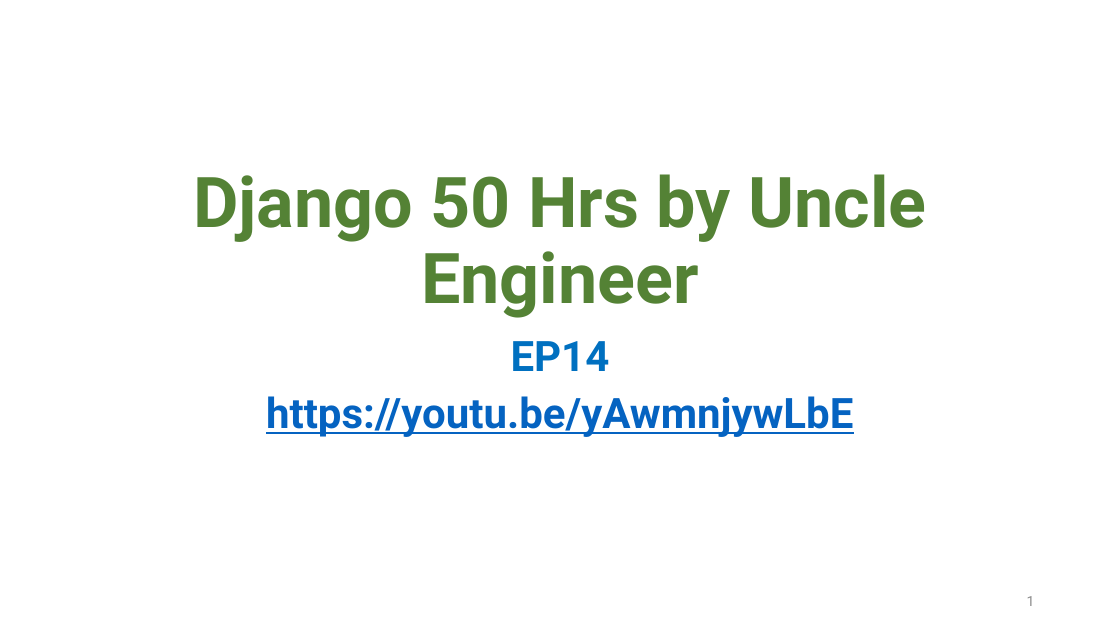
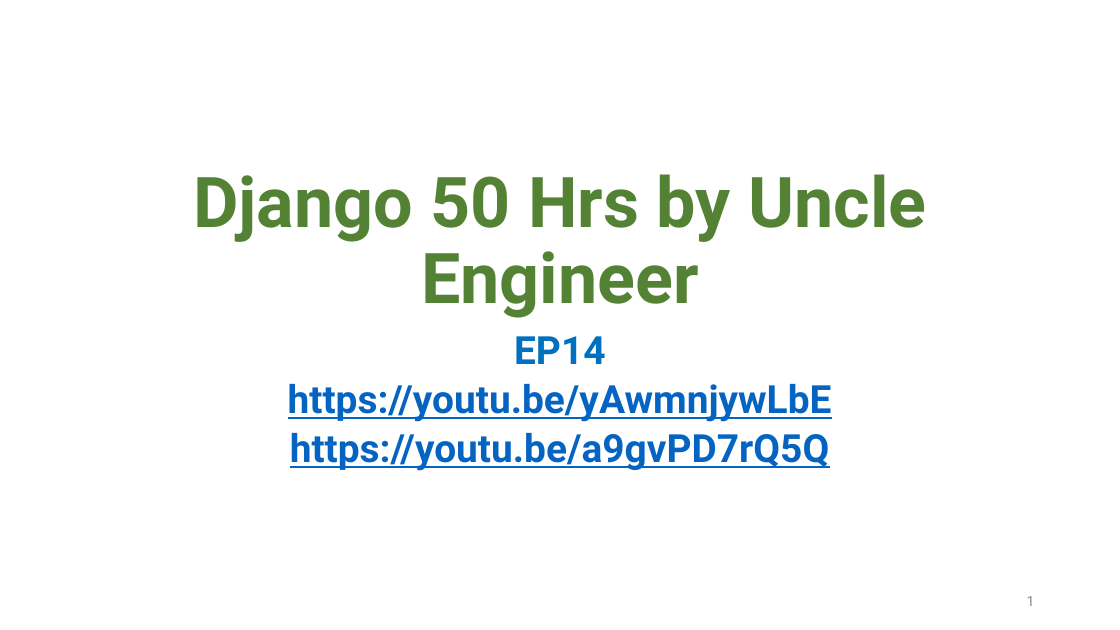
Before and after one commit to ratchakoonprn/Django50Hours, a slide deck: slide 1 of PPT/EP14-2020-09-02.pptx. Drawn at 1120x630 pixels with LibreOffice and Linux fonts; fonts in the diff are those of the drawing; background and template pictures are left out. Boxes give left, top, right and bottom in pixels: in the first picture for what was removed or moved away, otherwise in the second. Text is boxed around its words. In the diff, an @@ line names an element or a change of style, - is before the commit and + after.

```diff
--- a/PPT/EP14-2020-09-02.pptx
+++ b/PPT/EP14-2020-09-02.pptx
@@ subtitle at (288,336,832,422): size 36 to 33.3 pt in "EP14", "https://youtu.be/yAwmnjywLbE"; line spacing 0.9 to 0.8 @@
@@ subtitle at (290,433,830,471): paragraph added @@
+https://youtu.be/a9gvPD7rQ5Q
```
Also in this commit, not shown: 2 other slides changed, 8 slides added, 5 other files.
